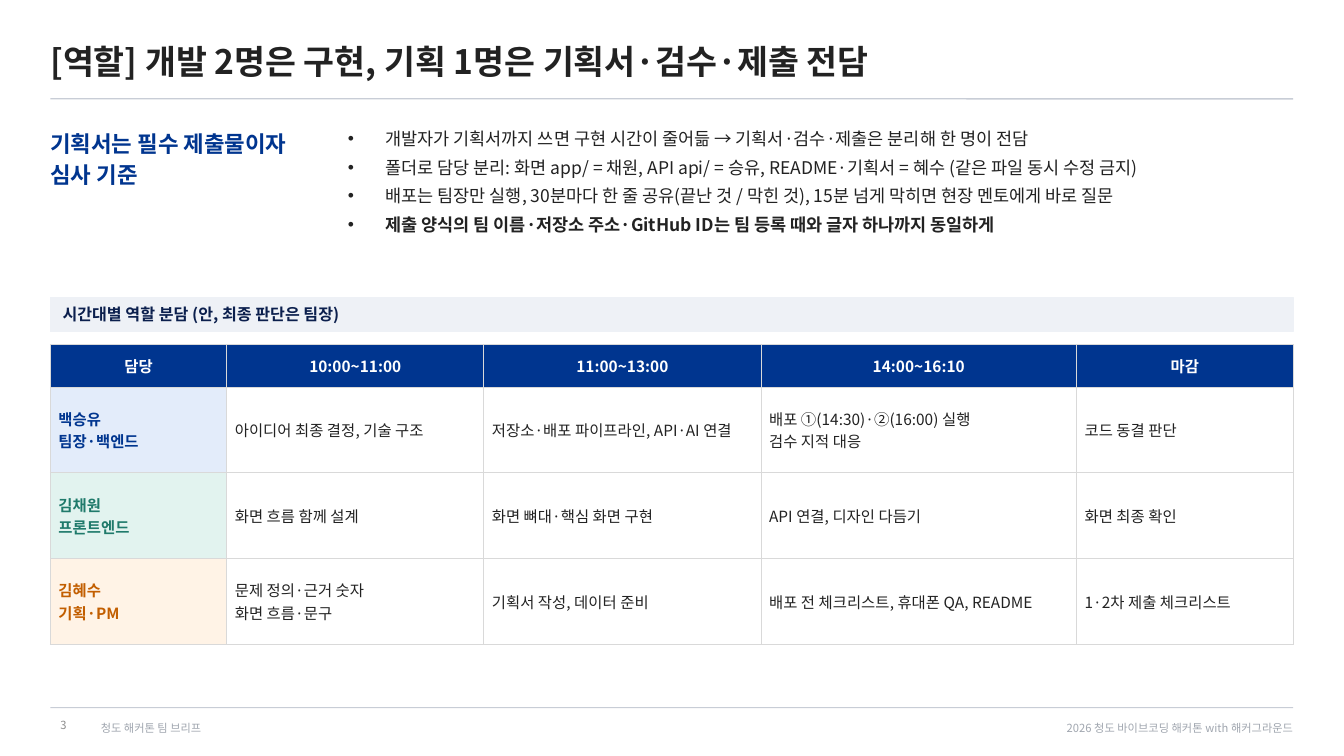
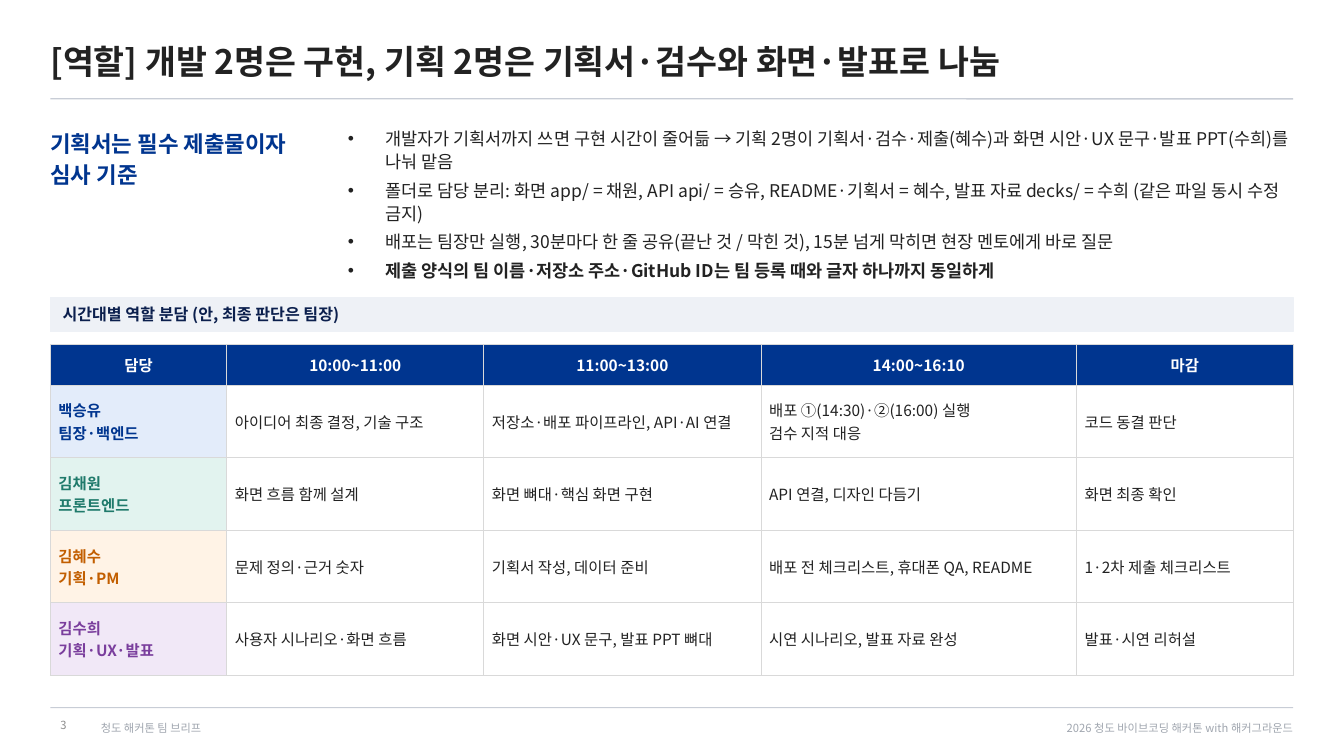
Before and after one commit to fordgril307-wq/Cheongdo_Hackathon, a slide deck: slide 3 of docs/team-brief/청도해커톤_팀브리프.pptx. Drawn at 1344x756 pixels with LibreOffice and Linux fonts; fonts in the diff are those of the drawing. Boxes give left, top, right and bottom in pixels: in the first picture for what was removed or moved away, otherwise in the second. Text is boxed around its words. In the diff, an @@ line names an element or a change of style, - is before the commit and + after.

```diff
--- a/docs/team-brief/청도해커톤_팀브리프.pptx
+++ b/docs/team-brief/청도해커톤_팀브리프.pptx
@@ title at (x1=50, y1=45, x2=1000, y2=81): text changed @@
-[역할] 개발 2명은 구현, 기획 1명은 기획서·검수·제출 전담
+[역할] 개발 2명은 구현, 기획 2명은 기획서·검수와 화면·발표로 나눔
@@ text at (x1=386, y1=130, x2=1288, y2=224): text changed @@
-• 개발자가 기획서까지 쓰면 구현 시간이 줄어듦 → 기획서·검수·제출은 분리해 한 명이 전담
-• 폴더로 담당 분리: 화면 app/ = 채원, API api/ = 승유, README·기획서 = 혜수 (같은 파일 동시 수정 금지)
+• 개발자가 기획서까지 쓰면 구현 시간이 줄어듦 → 기획 2명이 기획서·검수·제출(혜수)과 화면 시안·UX 문구·발표 PPT(수희)를 나눠 맡음
+• 폴더로 담당 분리: 화면 app/ = 채원, API api/ = 승유, README·기획서 = 혜수, 발표 자료 decks/ = 수희 (같은 파일 동시 수정 금지)
@@ table at (x1=50, y1=345, x2=1294, y2=662) @@
-row 4: 김혜수 / 기획·PM | 문제 정의·근거 숫자 / 화면 흐름·문구 | 기획서 작성, 데이터 준비 | 배포 전 체크리스트, 휴대폰 QA, README | 1·2차 제출 체크리스트
+row 4: 김혜수 / 기획·PM | 문제 정의·근거 숫자 | 기획서 작성, 데이터 준비 | 배포 전 체크리스트, 휴대폰 QA, README | 1·2차 제출 체크리스트
+row 5: 김수희 / 기획·UX·발표 | 사용자 시나리오·화면 흐름 | 화면 시안·UX 문구, 발표 PPT 뼈대 | 시연 시나리오, 발표 자료 완성 | 발표·시연 리허설
```
Also in this commit, not shown: 22 other slides changed, 1 slide added, 3 other files.
